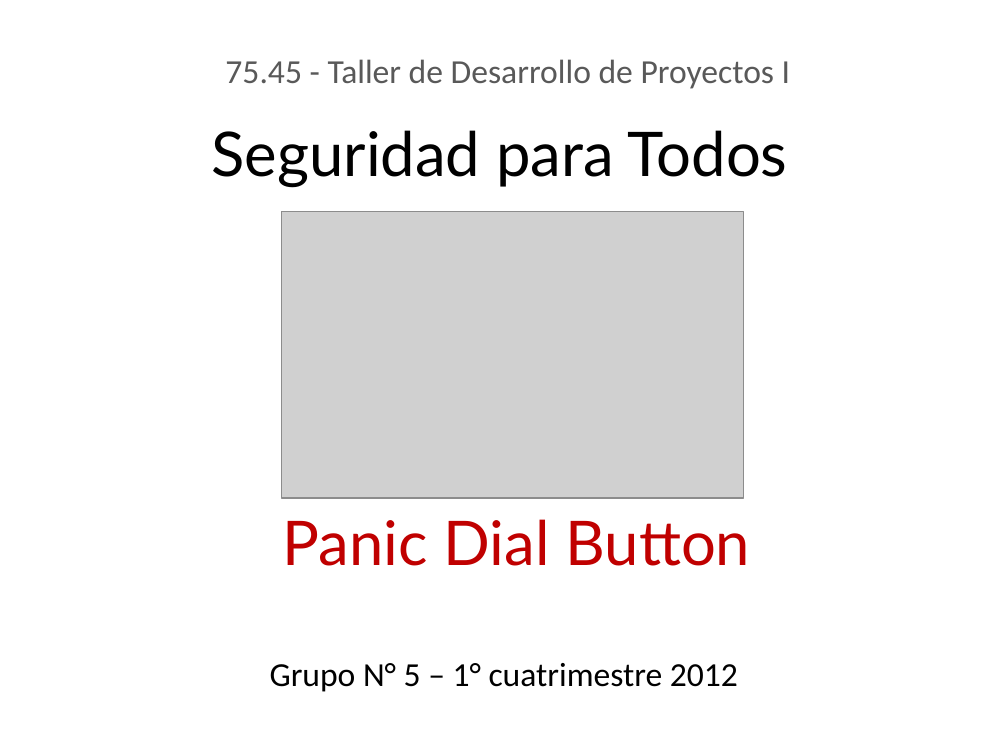
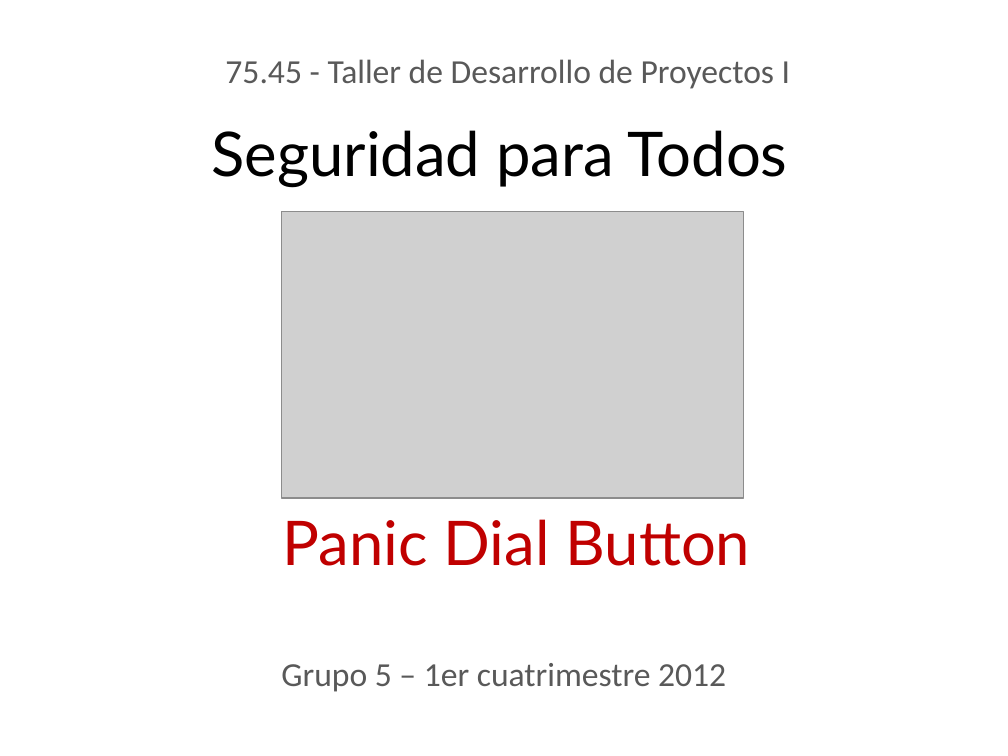
Before and after one commit to jmonetti/2012-1er-taller-de-desarrollo-de-proyectos-i, a slide deck: slide 1 of docs/Presentacion.pptx. Drawn at 1008x756 pixels with LibreOffice and Linux fonts; fonts in the diff are those of the drawing; grey boxes stand for pictures; background and template pictures are left out. Boxes give left, top, right and bottom in pixels: in the first picture for what was removed or moved away, otherwise in the second. Text is boxed around its words. In the diff, an @@ line names an element or a change of style, - is before the commit and + after.

```diff
--- a/docs/Presentacion.pptx
+++ b/docs/Presentacion.pptx
@@ text at box(281, 663, 726, 692): text changed; text colour #000000 to #595959 @@
-Grupo N° 5 – 1° cuatrimestre 2012
+Grupo 5 – 1er cuatrimestre 2012
```
Also in this commit, not shown: 5 other slides changed, 5 other files.
